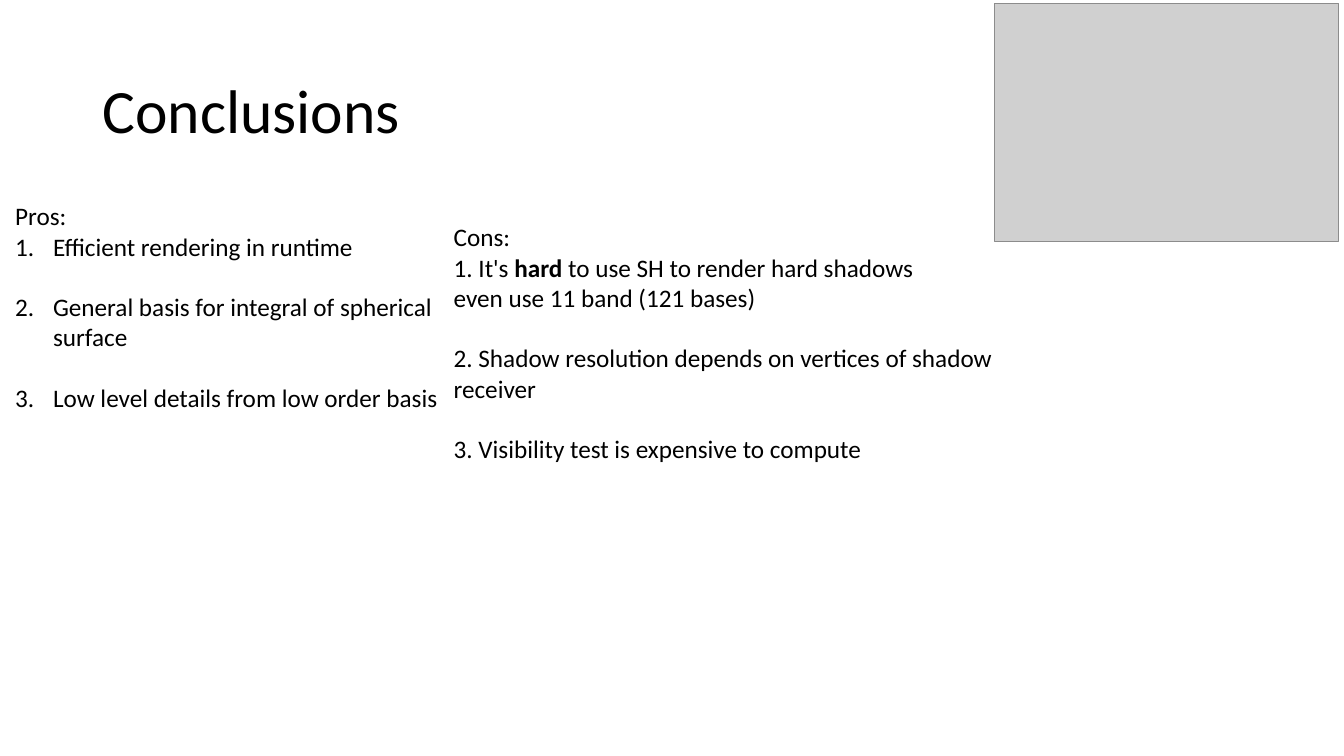
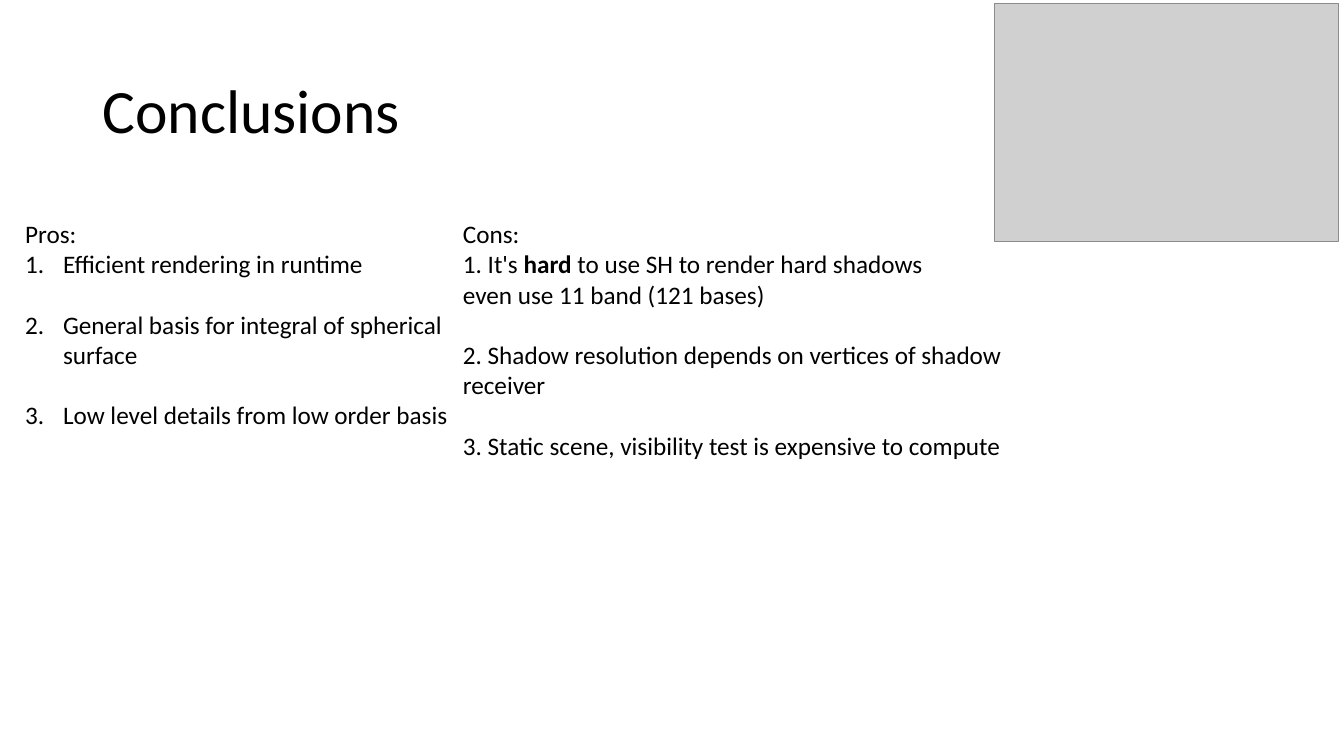
Before and after one commit to ShengCN/Spherical-Harmoincs-Shadows, a slide deck: slide 15 of Checkpoint 2&3.pptx (slide 10 before the commit). Drawn at 1344x756 pixels with LibreOffice and Linux fonts; fonts in the diff are those of the drawing; grey boxes stand for pictures. Boxes give left, top, right and bottom in pixels: in the first picture for what was removed or moved away, otherwise in the second. Text is boxed around its words. In the diff, an @@ line names an element or a change of style, - is before the commit and + after.

```diff
--- a/Checkpoint 2&3.pptx
+++ b/Checkpoint 2&3.pptx
@@ text "Pros:": place and size @@
-text "Pros:" at bbox=[15, 208, 437, 408]
+text "Pros:" at bbox=[25, 226, 447, 425]
@@ text "Cons:": place and size @@
-text "Cons:" at bbox=[454, 229, 992, 462]
+text "Cons:" at bbox=[463, 226, 1001, 459]
@@ text at bbox=[463, 437, 1000, 459]: text changed @@
-3. Visibility test is expensive to compute
+3. Static scene, visibility test is expensive to compute
```
Also in this commit, not shown: 5 slides added, 2 other files.
